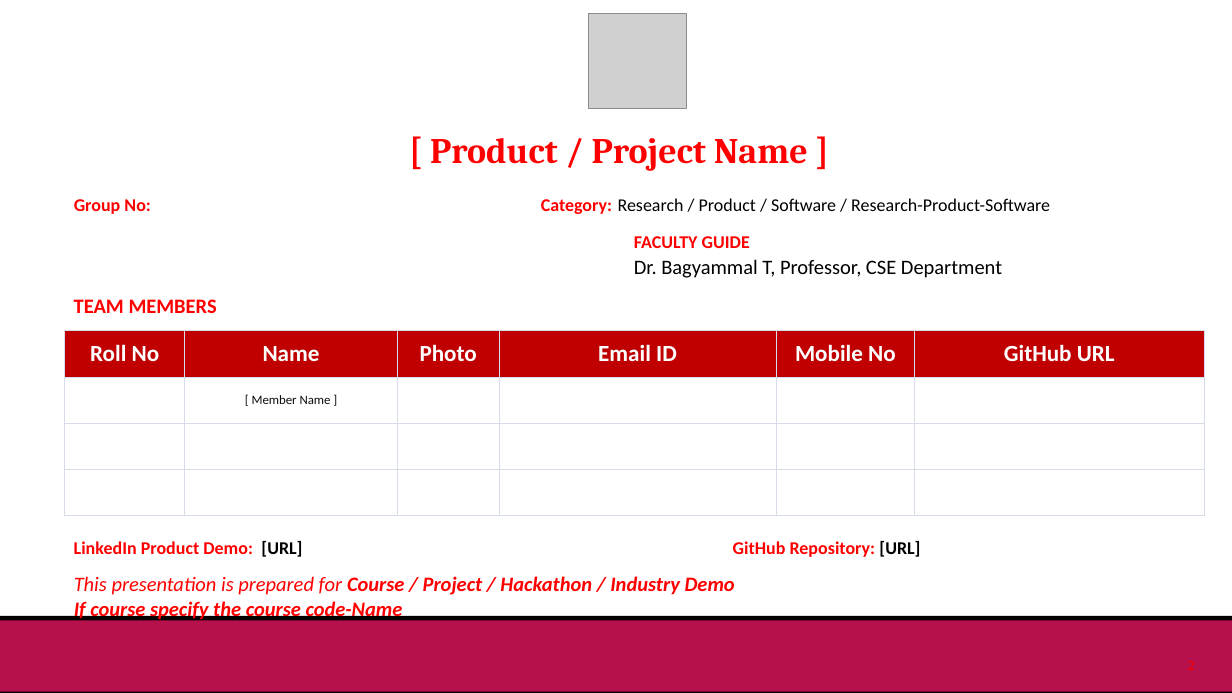
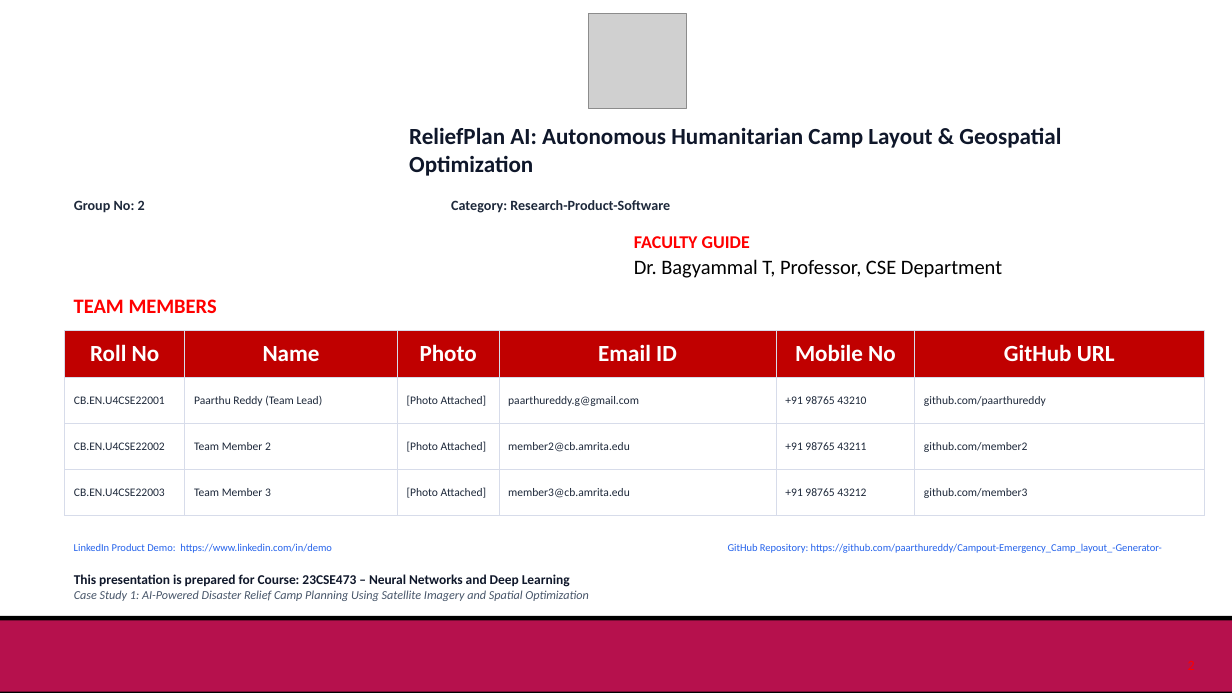
Before and after one commit to paarthureddy/Campout-Emergency_Camp_layout_-Generator-, a slide deck: slide 1 of Review_Presentation_Template (1).pptx. Drawn at 1232x693 pixels with LibreOffice and Linux fonts; fonts in the diff are those of the drawing; grey boxes stand for pictures; background and template pictures are left out. Boxes give left, top, right and bottom in pixels: in the first picture for what was removed or moved away, otherwise in the second. Text is boxed around its words. In the diff, an @@ line names an element or a change of style, - is before the commit and + after.

Commit message:
feat: add frontend dashboard components, backend optimization pipeline, and presentation assets

```diff
--- a/Review_Presentation_Template (1).pptx
+++ b/Review_Presentation_Template (1).pptx
@@ text at (409,127,1061,176): text changed; size 28 to 18 pt; font Cambria to Calibri; text colour #FF0000 to #0F172A @@
-[ Product / Project Name ]
+ReliefPlan AI: Autonomous Humanitarian Camp Layout & Geospatial Optimization
@@ text at (74,200,670,213): text changed; size 14 to 11 pt; text colour #000000 to #1E293B; bold on @@
-Group No: Category: Research / Product / Software / Research-Product-Software
+Group No: 2 Category: Research-Product-Software
@@ table at (65,331,1204,516) @@
-row 2:  | [ Member Name ] |  |  |  | 
+row 2: CB.EN.U4CSE22001 | Paarthu Reddy (Team Lead) | [Photo Attached] | paarthureddy.g@gmail.com | +91 98765 43210 | github.com/paarthureddy
-row 3:  |  |  |  |  | 
+row 3: CB.EN.U4CSE22002 | Team Member 2 | [Photo Attached] | member2@cb.amrita.edu | +91 98765 43211 | github.com/member2
-row 4:  |  |  |  |  | 
+row 4: CB.EN.U4CSE22003 | Team Member 3 | [Photo Attached] | member3@cb.amrita.edu | +91 98765 43212 | github.com/member3
@@ text at (74,543,1162,553): text changed; size 14 to 8.2 pt; text colour #FF0000 to #2563EB; bold off @@
-LinkedIn Product Demo: [URL] GitHub Repository: [URL]
+LinkedIn Product Demo: https://www.linkedin.com/in/demo GitHub Repository: https://github.com/paarthureddy/Campout-Emergency_Camp_layout_-Generator-
@@ text at (74,574,588,601): text changed; size 16 to 9.5 pt; text colour #FF0000 to #475569; bold off @@
-This presentation is prepared for Course / Project / Hackathon / Industry Demo
-If course specify the course code-Name
+This presentation is prepared for Course: 23CSE473 – Neural Networks and Deep Learning
+Case Study 1: AI-Powered Disaster Relief Camp Planning Using Satellite Imagery and Spatial Optimization
```
Also in this commit, not shown: 5 other slides changed, 1 slide added, 1 slide removed, 30 other files.
